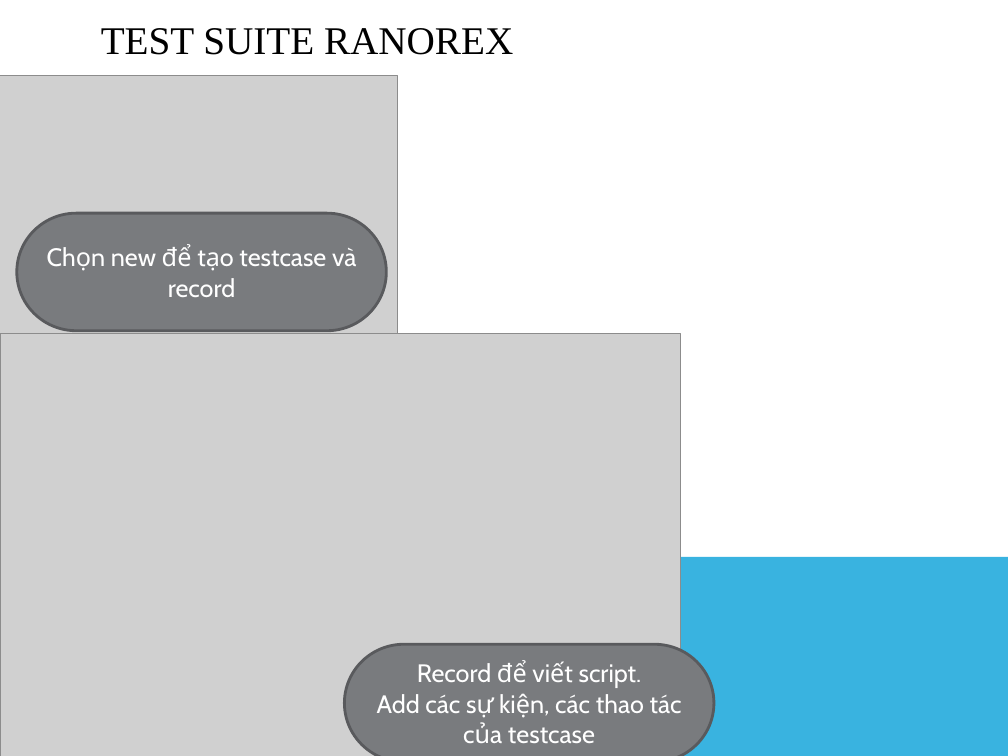
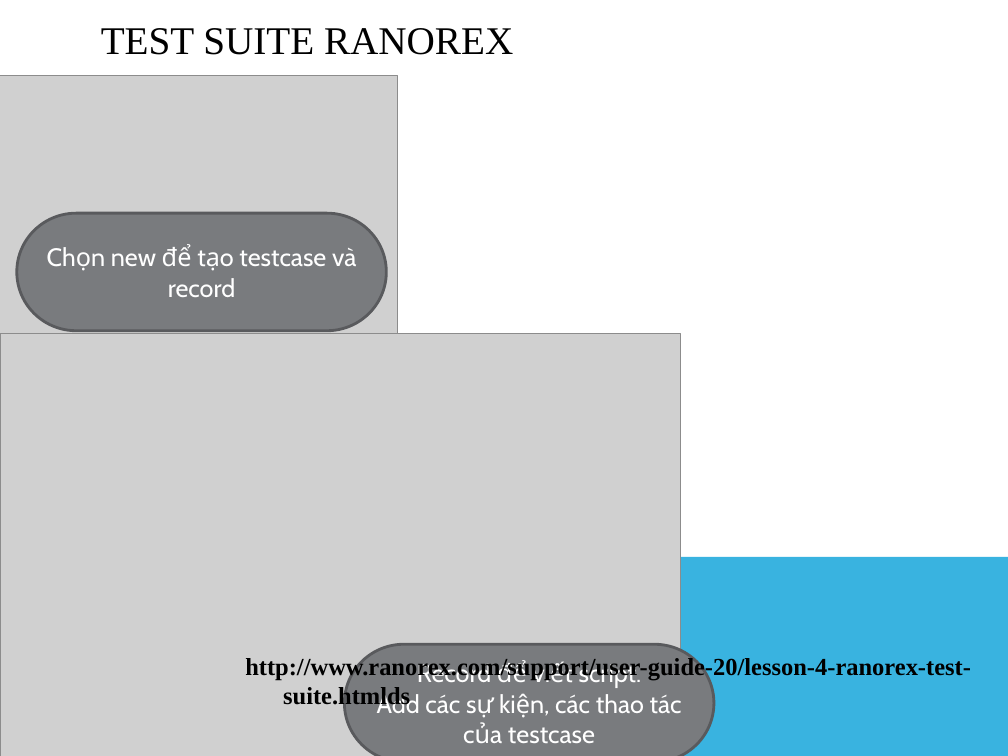
Before and after one commit to fordream/docs, a slide deck: slide 24 of auto-test/Android Autotest Tool.pptx. Drawn at 1008x756 pixels with LibreOffice and Linux fonts; fonts in the diff are those of the drawing; grey boxes stand for pictures. Boxes give left, top, right and bottom in pixels: in the first picture for what was removed or moved away, otherwise in the second. Text is boxed around its words. In the diff, an @@ line names an element or a change of style, - is before the commit and + after.

Commit message:
adđ

```diff
--- a/auto-test/Android Autotest Tool.pptx
+++ b/auto-test/Android Autotest Tool.pptx
@@ text added at bbox=[245, 655, 971, 710], 17.5 pt, text #000000, bold @@
+http://www.ranorex.com/support/user-guide-20/lesson-4-ranorex-test-suite.htmlds
```
